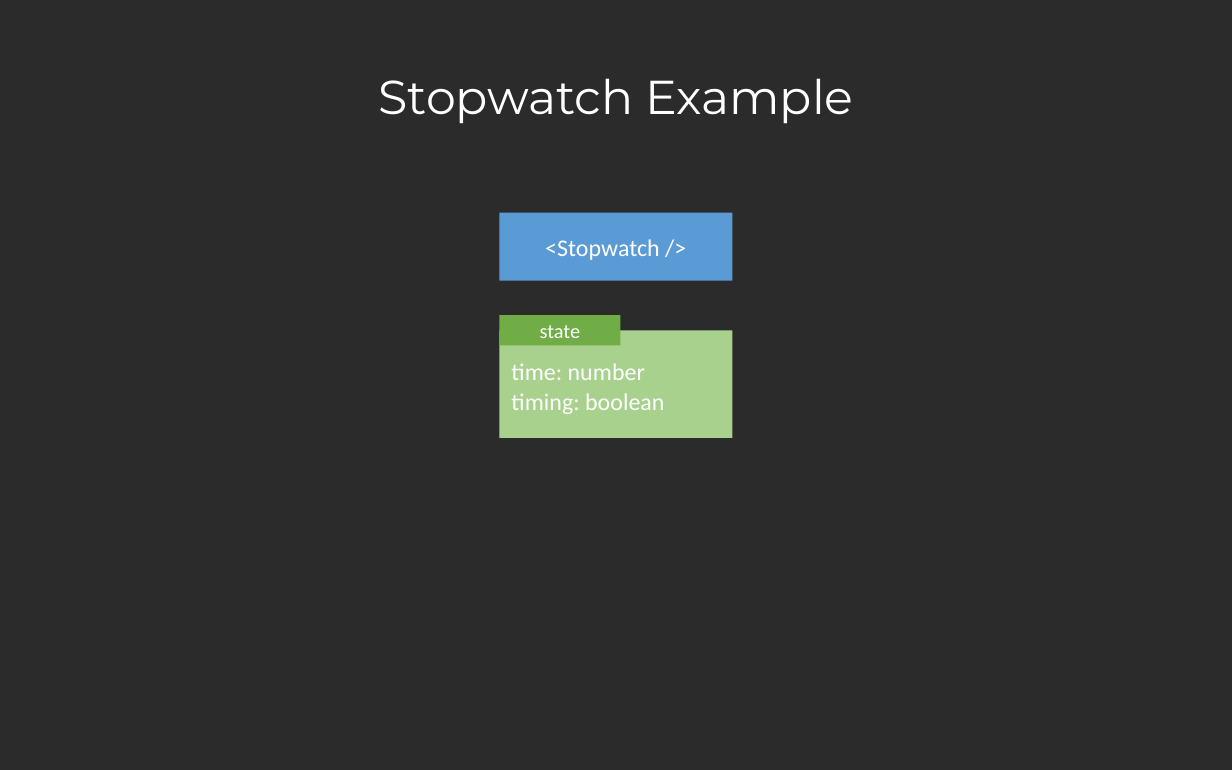
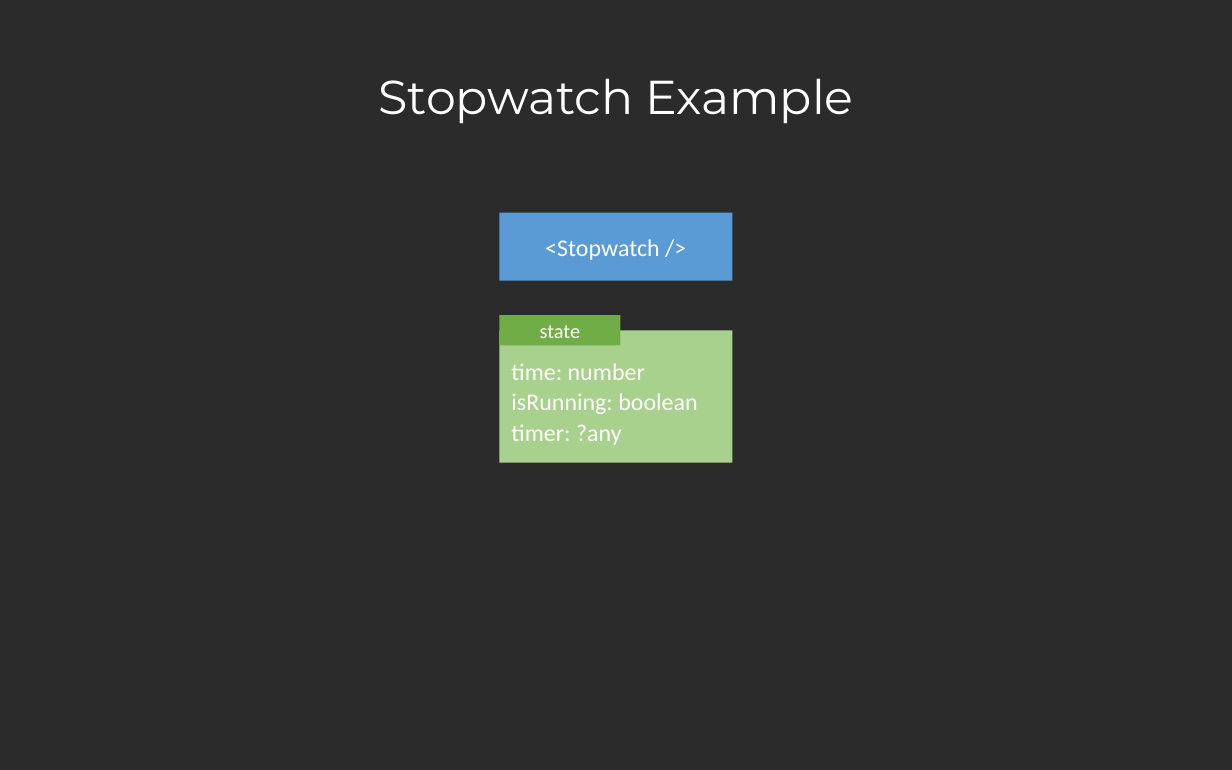
Before and after one commit to urbancvek/react-workshop, a slide deck: slide 13 of Let's React - Workshop.pptx (slide 12 before the commit). Drawn at 1232x770 pixels with LibreOffice and Linux fonts; fonts in the diff are those of the drawing; background and template pictures are left out; a plain dark background stands for a picture behind light text. Boxes give left, top, right and bottom in pixels: in the first picture for what was removed or moved away, otherwise in the second. Text is boxed around its words. In the diff, an @@ line names an element or a change of style, - is before the commit and + after.

```diff
--- a/Let's React - Workshop.pptx
+++ b/Let's React - Workshop.pptx
@@ rectangle "time: number" resized from (x1=500, y1=330, x2=733, y2=438) to (x1=500, y1=330, x2=733, y2=462) @@
@@ text in rectangle at (x1=511, y1=393, x2=697, y2=445): text changed @@
-timing: boolean
+isRunning: boolean
+timer: ?any
```
Also in this commit, not shown: 2 other slides changed, 1 slide added, 1 slide removed.
